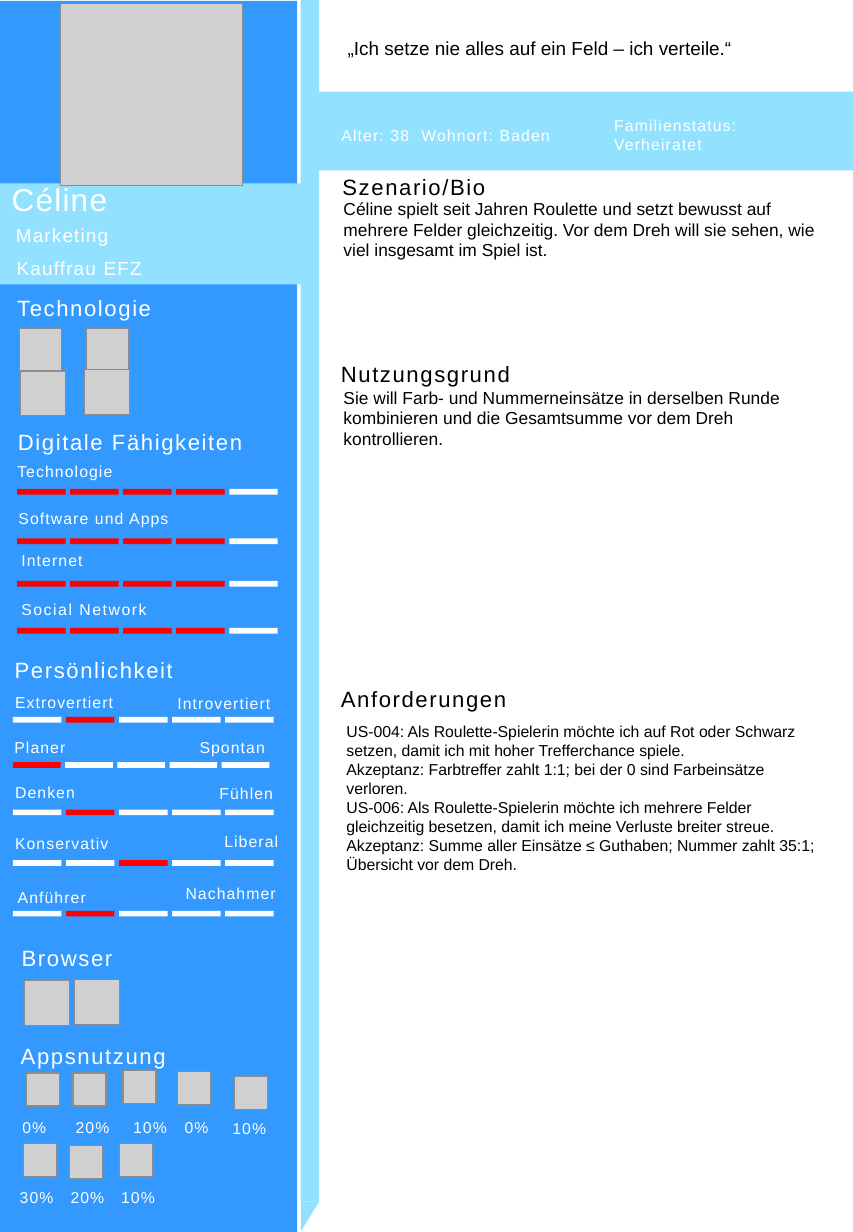
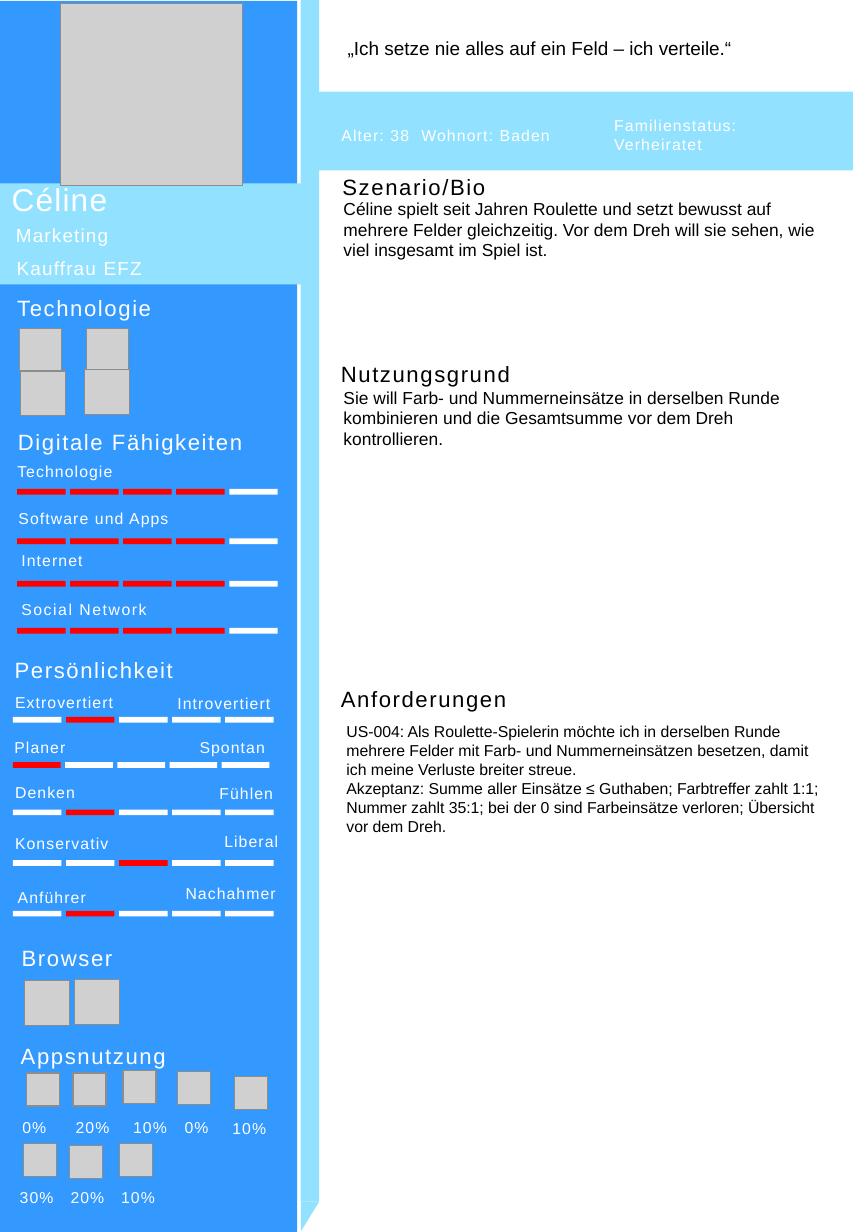
Before and after one commit to lllouiss/lbm426, a slide deck: slide 4 of LB_426_Personas.pptx. Drawn at 853x1232 pixels with LibreOffice and Linux fonts; fonts in the diff are those of the drawing; grey boxes stand for pictures. Boxes give left, top, right and bottom in pixels: in the first picture for what was removed or moved away, otherwise in the second. Text is boxed around its words. In the diff, an @@ line names an element or a change of style, - is before the commit and + after.

```diff
--- a/LB_426_Personas.pptx
+++ b/LB_426_Personas.pptx
@@ text at <box>346,725,818,832</box>: text changed @@
-US-004: Als Roulette-Spielerin möchte ich auf Rot oder Schwarz setzen, damit ich mit hoher Trefferchance spiele.
-Akzeptanz: Farbtreffer zahlt 1:1; bei der 0 sind Farbeinsätze verloren.
-US-006: Als Roulette-Spielerin möchte ich mehrere Felder gleichzeitig besetzen, damit ich meine Verluste breiter streue.
-Akzeptanz: Summe aller Einsätze ≤ Guthaben; Nummer zahlt 35:1; Übersicht vor dem Dreh.
+US-004: Als Roulette-Spielerin möchte ich in derselben Runde mehrere Felder mit Farb- und Nummerneinsätzen besetzen, damit ich meine Verluste breiter streue.
+Akzeptanz: Summe aller Einsätze ≤ Guthaben; Farbtreffer zahlt 1:1; Nummer zahlt 35:1; bei der 0 sind Farbeinsätze verloren; Übersicht vor dem Dreh.
```
Also in this commit, not shown: 1 other slide changed, 1 other file.
